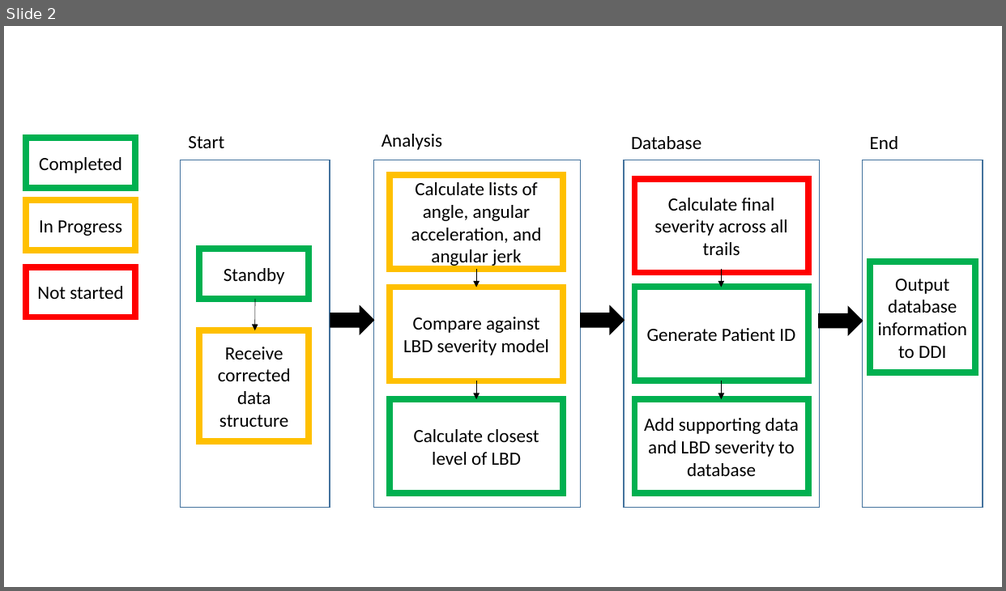
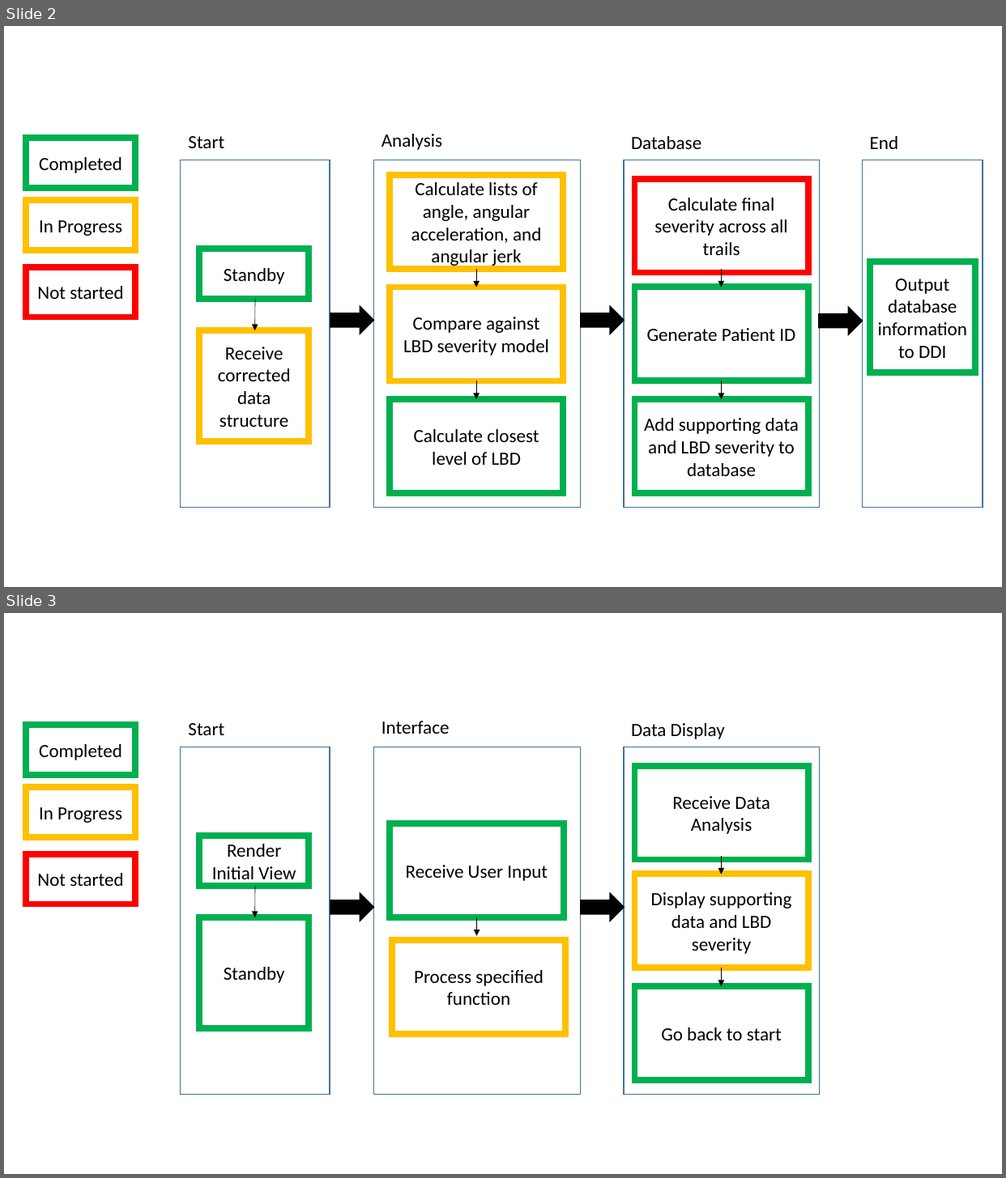
Before and after one commit to aliakbari-phd/Senior-Design-Team2, a slide deck: AlexDubois/Updated Flowcharts.pptx. Shown one above the other, each under a label of ours: slide 2 before the commit, slides 2 and 3 after it. The pictures are 1006x591 and 1006x1178 pixels, drawn with LibreOffice and Linux fonts; fonts in the diff are those of the drawing. Boxes give left, top, right and bottom in pixels: in the first picture for what was removed or moved away, otherwise in the second. Text is boxed around its words. In the diff, an @@ line names an element or a change of style, - is before the commit and + after.

```diff
--- a/AlexDubois/Updated Flowcharts.pptx
+++ b/AlexDubois/Updated Flowcharts.pptx
@@ slide 3 added at (4, 613, 1002, 1174), background #FFFFFF @@
@@ rectangle added at (26, 725, 135, 775), fill #FFFFFF, outline #00B050 6 pt, 18 pt, text #000000 @@
+Completed
@@ text added at (188, 723, 224, 735), 18 pt, text #000000 @@
+Start
@@ text added at (381, 721, 450, 734), 18 pt, text #000000 @@
+Interface
@@ text added at (631, 723, 725, 739), 18 pt, text #000000 @@
+Data Display
@@ rectangle added at (180, 747, 330, 1094), fill #FFFFFF, outline #43739E 1 pt @@
@@ rectangle added at (374, 747, 580, 1094), fill #FFFFFF, outline #43739E 1 pt @@
@@ rectangle added at (624, 747, 819, 1094), fill #FFFFFF, outline #43739E 1 pt @@
@@ rectangle added at (634, 766, 808, 859), fill #FFFFFF, outline #00B050 6 pt, 18 pt, text #000000 @@
+Receive Data Analysis
@@ rectangle added at (26, 787, 135, 837), fill #FFFFFF, outline #FFC000 6 pt, 18 pt, text #000000 @@
+In Progress
@@ rectangle added at (390, 824, 564, 918), fill #FFFFFF, outline #00B050 6 pt, 18 pt, text #000000 @@
+Receive User Input
@@ rectangle added at (26, 854, 135, 905), fill #FFFFFF, outline #FF0000 6 pt, 18 pt, text #000000 @@
+Not started
@@ rectangle added at (199, 836, 309, 886), fill #FFFFFF, outline #00B050 6 pt, 18 pt, text #000000 @@
+Render Initial View
@@ rectangle added at (634, 875, 808, 968), fill #FFFFFF, outline #FFC000 6 pt, 18 pt, text #000000 @@
+Display supporting data and LBD severity
@@ arrow added from (721, 856) to (721, 875), #000000 0.5 pt @@
@@ arrow added from (255, 886) to (255, 918), #000000 0.5 pt @@
@@ right arrow added at (330, 894, 374, 922), fill #000000, outline #000000 1 pt @@
@@ right arrow added at (581, 894, 624, 922), fill #000000, outline #000000 1 pt @@
@@ rectangle added at (199, 918, 309, 1029), fill #FFFFFF, outline #00B050 6 pt, 18 pt, text #000000 @@
+Standby
@@ arrow added from (477, 918) to (477, 936), #000000 0.5 pt @@
@@ rectangle added at (392, 940, 565, 1033), fill #FFFFFF, outline #FFC000 6 pt, 18 pt, text #000000 @@
+Process specified function
@@ arrow added from (721, 969) to (721, 986), #000000 0.5 pt @@
@@ rectangle added at (634, 986, 808, 1080), fill #FFFFFF, outline #00B050 6 pt, 18 pt, text #000000 @@
+Go back to start
```
Also in this commit, not shown: 2 other files.
